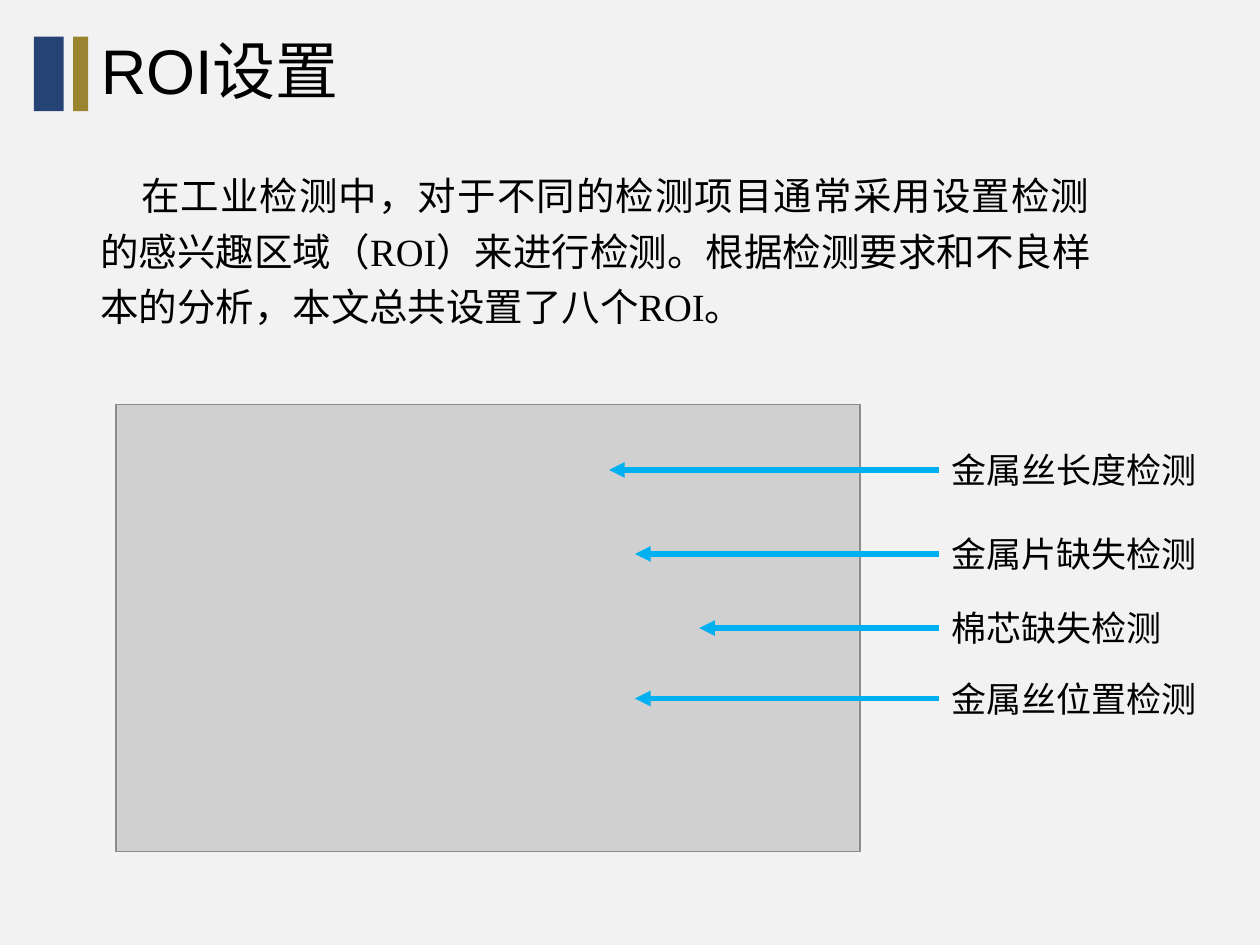
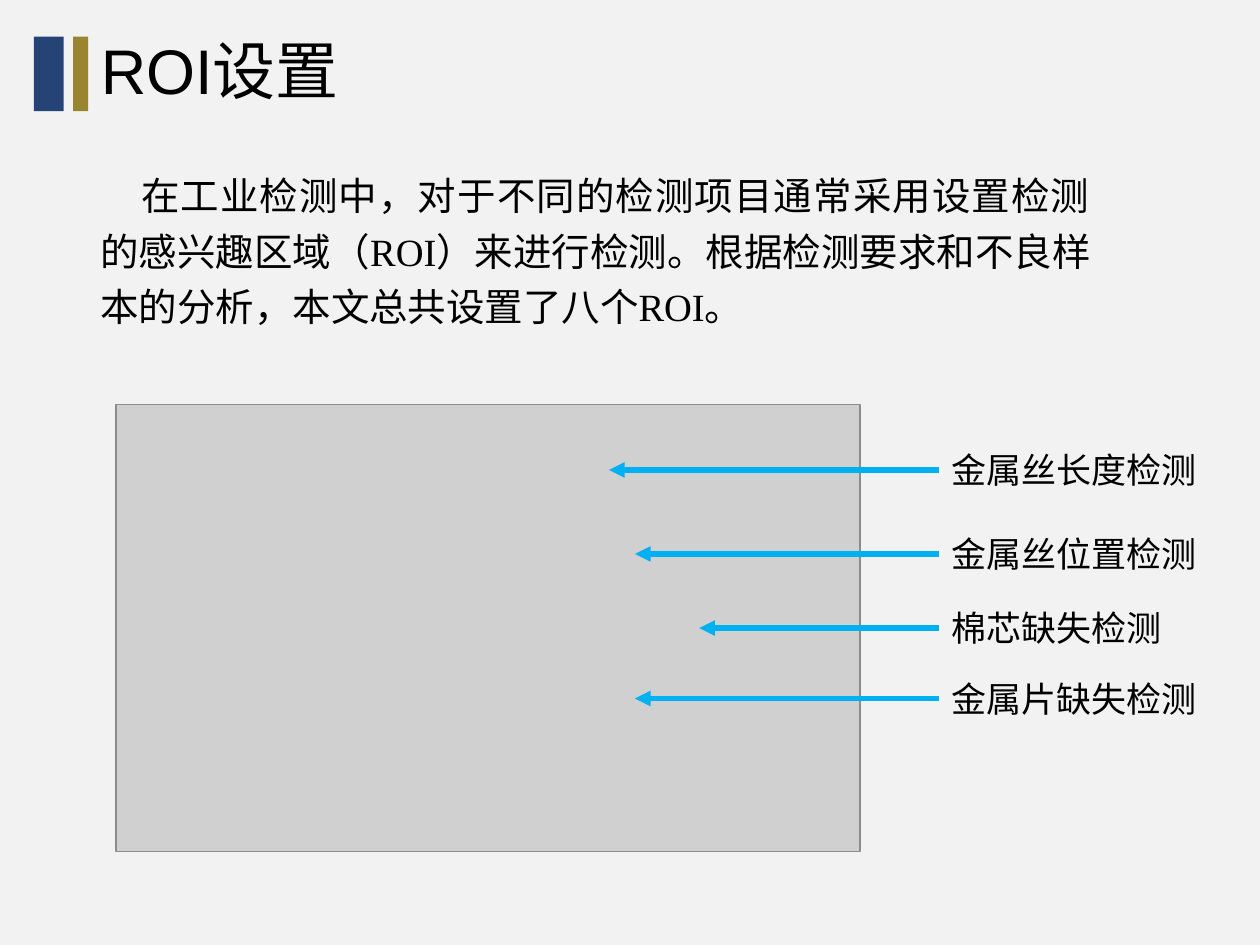
Before and after one commit to wang-jiankun/Graduate-File, a slide deck: slide 9 of 中期PPT-王建坤.pptx. Drawn at 1260x945 pixels with LibreOffice and Linux fonts; fonts in the diff are those of the drawing; grey boxes stand for pictures; background and template pictures are left out. Boxes give left, top, right and bottom in pixels: in the first picture for what was removed or moved away, otherwise in the second. Text is boxed around its words. In the diff, an @@ line names an element or a change of style, - is before the commit and + after.

```diff
--- a/中期PPT-王建坤.pptx
+++ b/中期PPT-王建坤.pptx
@@ text at <box>951,537,1196,570</box>: text changed @@
-金属片缺失检测
+金属丝位置检测
@@ text at <box>951,682,1196,715</box>: text changed @@
-金属丝位置检测
+金属片缺失检测
```
Also in this commit, not shown: 16 other slides changed, 2 other files.
